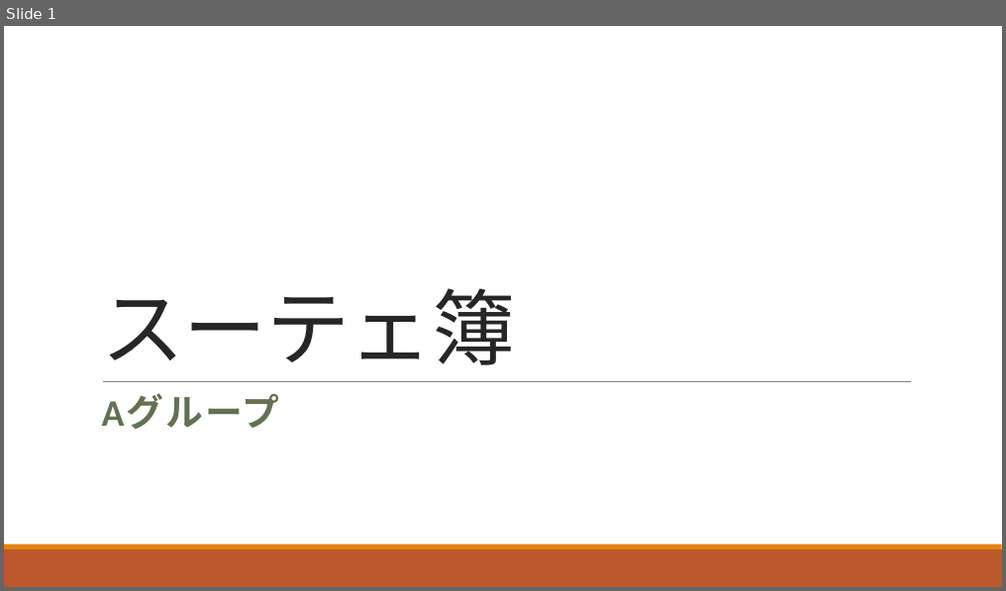
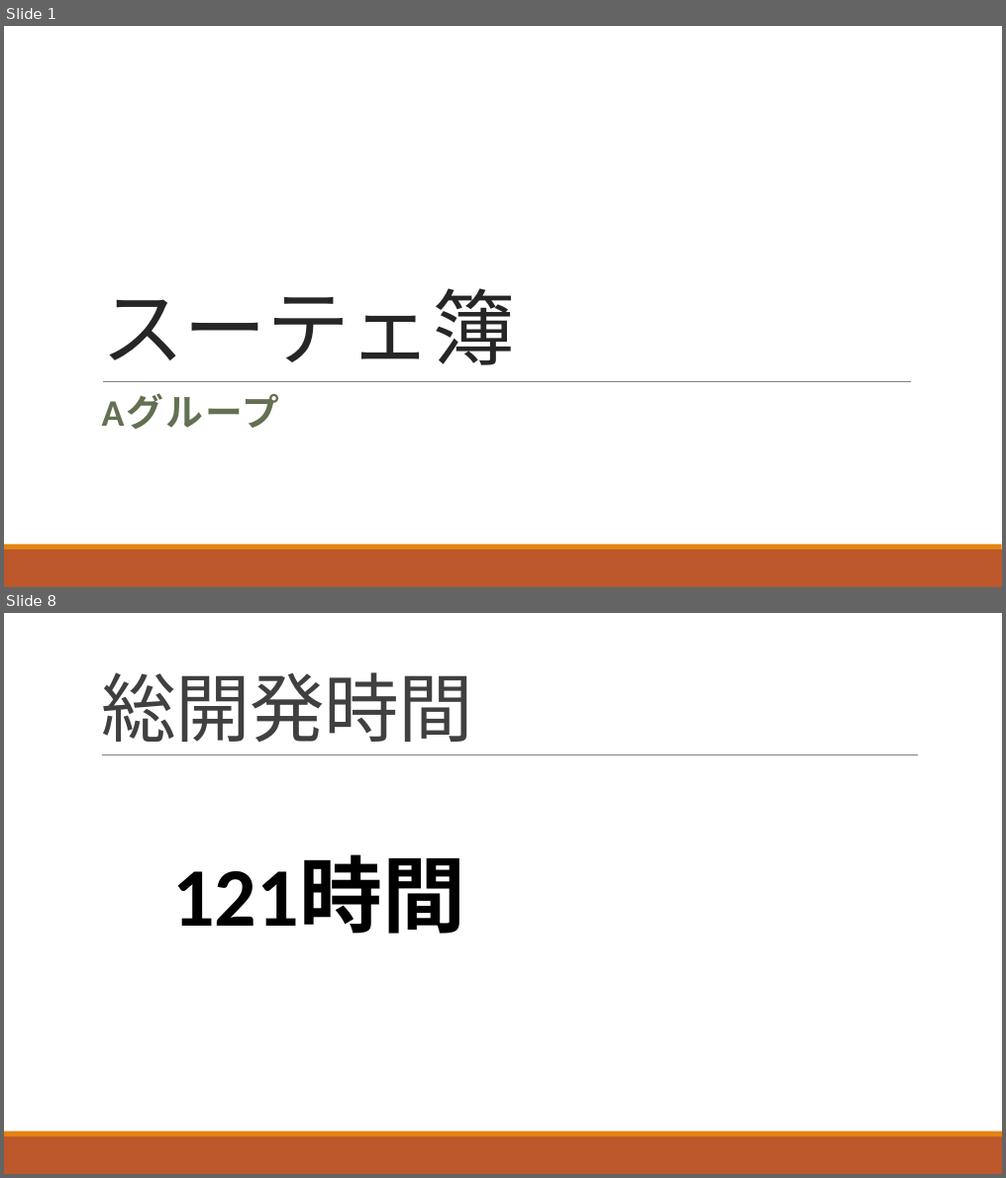
Before and after one commit to ShunjiYamamoto/groupA, a slide deck: 9.発表資料/グループ開発_Aグループ発表資料.pptx. Shown one above the other, each under a label of ours: slide 1 before the commit, slides 1 and 8 after it; the slides between them are not shown. The pictures are 1006x591 and 1006x1178 pixels, drawn with LibreOffice and Linux fonts; fonts in the diff are those of the drawing. Boxes give left, top, right and bottom in pixels: in the first picture for what was removed or moved away, otherwise in the second. Text is boxed around its words. In the diff, an @@ line names an element or a change of style, - is before the commit and + after.

```diff
--- a/9.発表資料/グループ開発_Aグループ発表資料.pptx
+++ b/9.発表資料/グループ開発_Aグループ発表資料.pptx
@@ slide 8 added at (4,613,1002,1174), background #FFFFFF; not listed: 2 template elements that a slide beside it also shows @@
@@ title added at (101,672,473,742), 72 pt, text #404040 @@
+総開発時間
@@ line added from (102, 756) to (918, 756), #808080 0.5 pt @@
@@ text added at (172,858,465,934), 80 pt, text #000000, bold @@
+121時間
```
Also in this commit, not shown: 11 slides changed, 4 other slides added, 3 other files.
